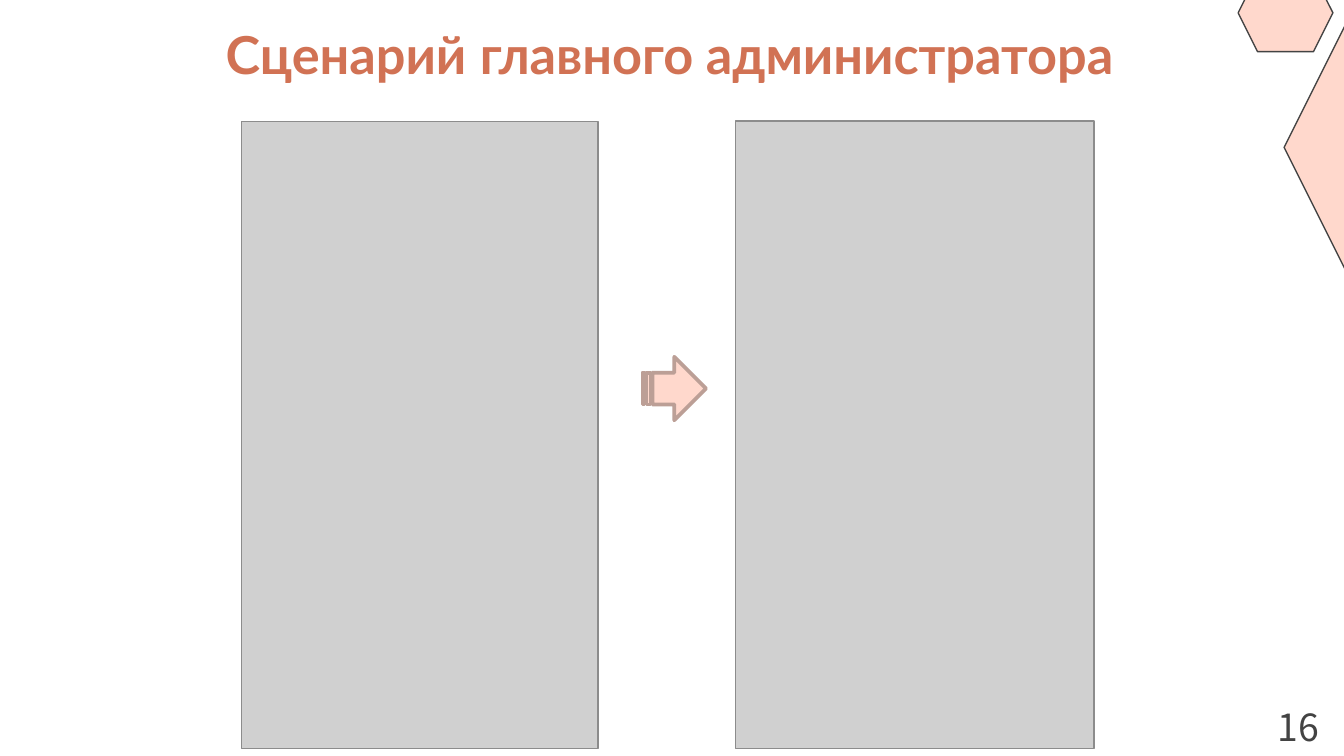
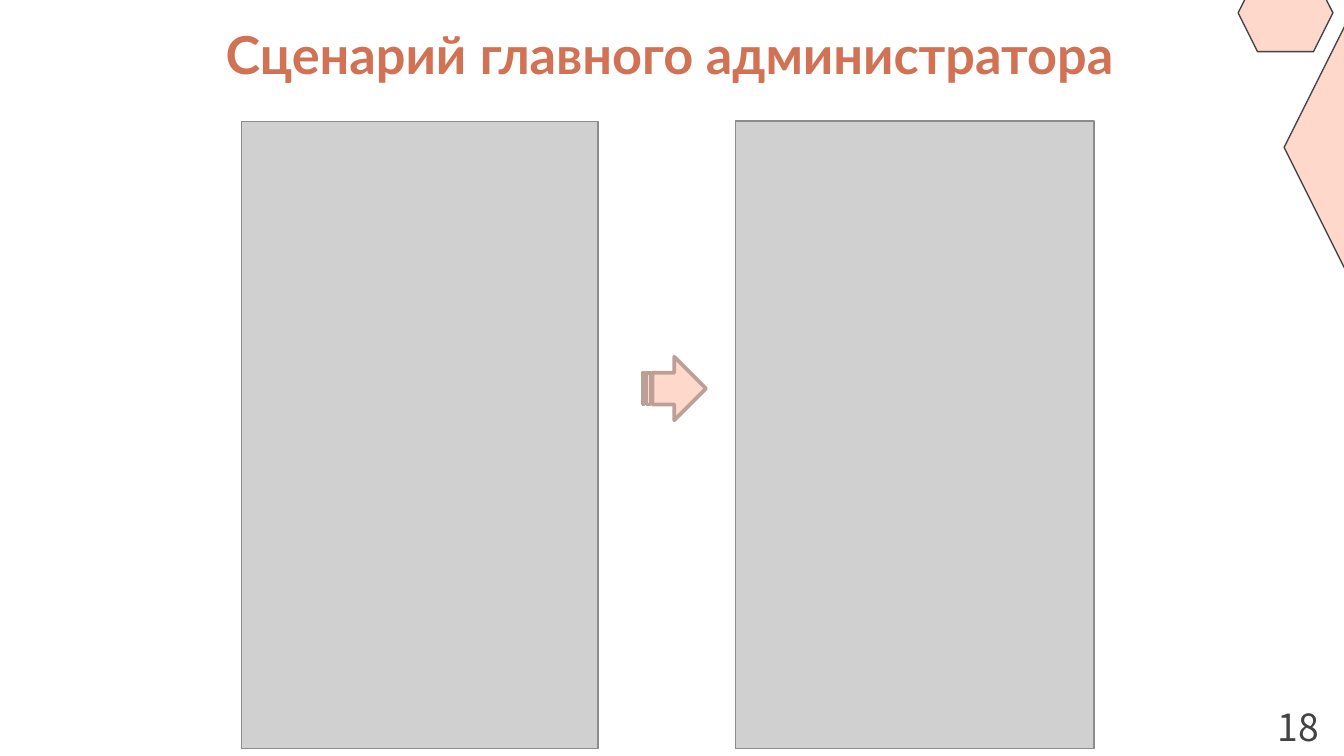
Before and after one commit to Puroktor/PicStorm, a slide deck: slide 18 of docs/PicStorm_Slides.pptx (slide 16 before the commit). Drawn at 1344x756 pixels with LibreOffice and Linux fonts; fonts in the diff are those of the drawing; grey boxes stand for pictures. Boxes give left, top, right and bottom in pixels: in the first picture for what was removed or moved away, otherwise in the second. Text is boxed around its words. In the diff, an @@ line names an element or a change of style, - is before the commit and + after.

```diff
--- a/docs/PicStorm_Slides.pptx
+++ b/docs/PicStorm_Slides.pptx
@@ text at bbox=[1278, 713, 1319, 742]: text changed @@
-16
+18
```
Also in this commit, not shown: 16 other slides changed, 4 slides added, 1 slide removed, 8 other files.
